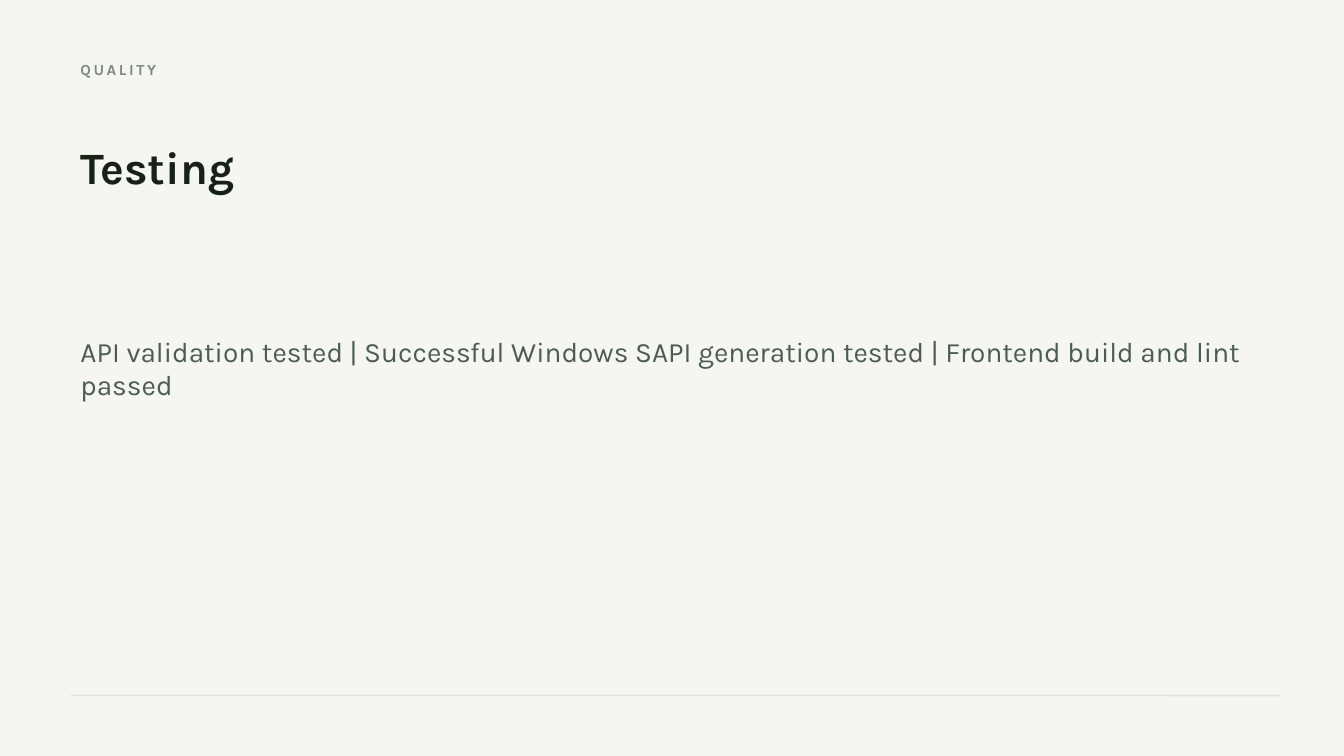
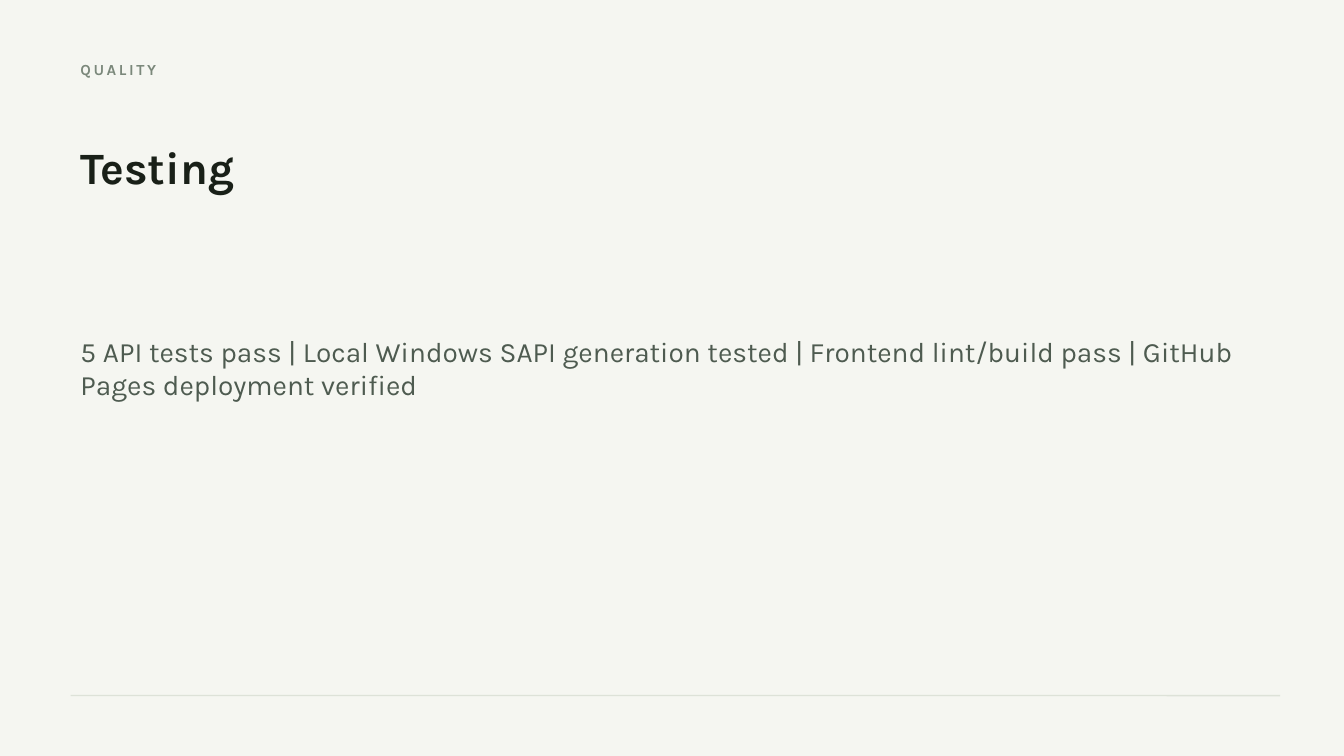
Before and after one commit to Ahusan20/text-to-speech-app, a slide deck: slide 8 of docs/project-presentation.pptx. Drawn at 1344x756 pixels with LibreOffice and Linux fonts; fonts in the diff are those of the drawing. Boxes give left, top, right and bottom in pixels: in the first picture for what was removed or moved away, otherwise in the second. Text is boxed around its words. In the diff, an @@ line names an element or a change of style, - is before the commit and + after.

```diff
--- a/docs/project-presentation.pptx
+++ b/docs/project-presentation.pptx
@@ text at (x1=80, y1=341, x2=1232, y2=402): text changed @@
-API validation tested | Successful Windows SAPI generation tested | Frontend build and lint passed
+5 API tests pass | Local Windows SAPI generation tested | Frontend lint/build pass | GitHub Pages deployment verified
```
Also in this commit, not shown: 3 other slides changed, 6 other files.
